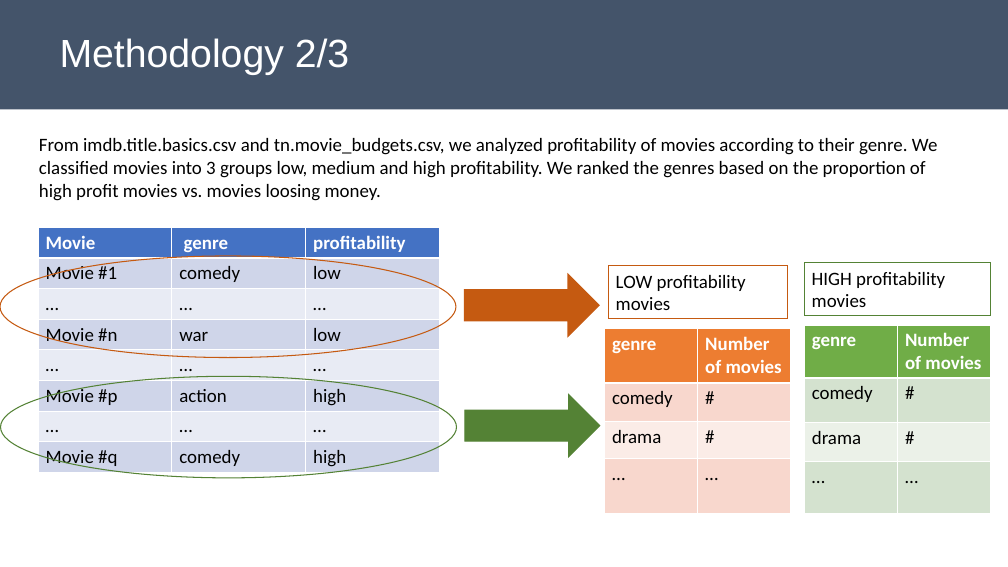
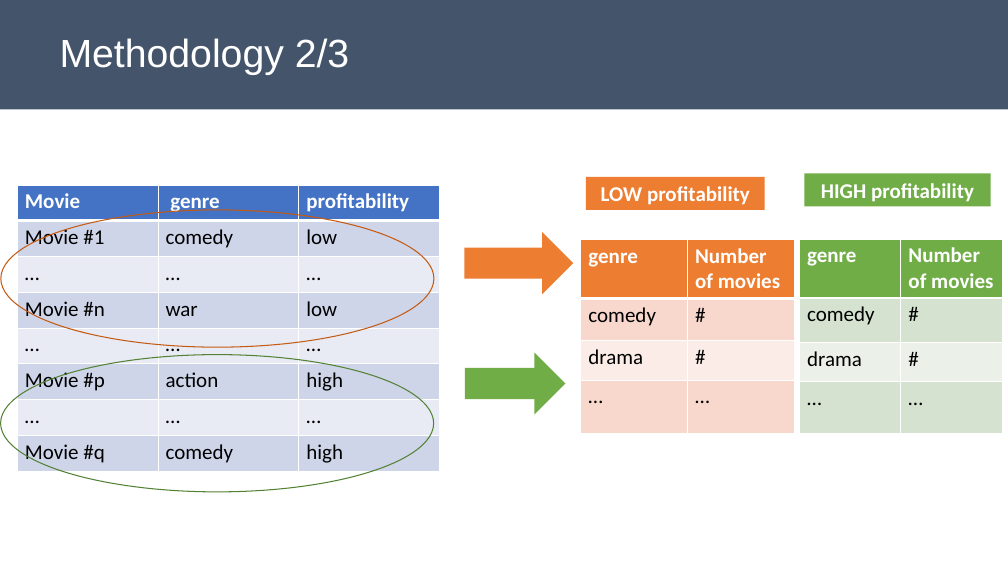
Before and after one commit to poariston/DataAnalysis_SuccessfulMovies, a slide deck: slide 8 of Mod1Project_Presentation_POAriston.pptx (slide 6 before the commit). Drawn at 1008x567 pixels with LibreOffice and Linux fonts; fonts in the diff are those of the drawing. Boxes give left, top, right and bottom in pixels: in the first picture for what was removed or moved away, otherwise in the second. Text is boxed around its words. In the diff, an @@ line names an element or a change of style, - is before the commit and + after.

```diff
--- a/Mod1Project_Presentation_POAriston.pptx
+++ b/Mod1Project_Presentation_POAriston.pptx
@@ text removed at <box>39,138,938,201</box> @@
-From imdb.title.basics.csv and tn.movie_budgets.csv, we analyzed profitability of movies according to their genre. We classified movies into 3 groups low, medium and high profitability. We ranked the genres based on the proportion of high profit movies vs. movies loosing money.
@@ rectangle "LOW profitability": place and size @@
-rectangle "LOW profitability" at <box>609,265,787,319</box>
+rectangle "LOW profitability" at <box>586,177,765,210</box>
@@ rectangle "LOW profitability" at <box>586,177,765,210</box>: fill none to #ED7D31; outline #C55A11 0.75 pt to none @@
@@ rectangle "HIGH profitability": place and size @@
-rectangle "HIGH profitability" at <box>805,262,991,316</box>
+rectangle "HIGH profitability" at <box>805,173,991,206</box>
@@ rectangle "HIGH profitability" at <box>805,173,991,206</box>: fill none to #70AD47; outline #548235 0.75 pt to none @@
@@ table at <box>17,185,439,472</box> @@
@@ size 18 to 20 pt @@
@@ table: place and size @@
-table at <box>38,228,439,473</box>
+table at <box>17,185,439,472</box>
@@ text in rectangle at <box>601,186,750,205</box>: text changed; size 18 to 20 pt; text colour #000000 to #FFFFFF; bold on @@
-LOW profitability movies
+LOW profitability
@@ text in rectangle at <box>821,183,974,202</box>: text changed; size 18 to 20 pt; text colour #000000 to #FFFFFF; bold on @@
-HIGH profitability movies
+HIGH profitability
@@ ellipse: place and size @@
-ellipse at <box>0,256,456,358</box>
+ellipse at <box>1,210,434,348</box>
@@ right arrow: place and size @@
-right arrow at <box>464,274,599,337</box>
+right arrow at <box>464,232,573,294</box>
@@ right arrow at <box>464,232,573,294</box>: fill #C55A11 to #ED7D31; outline #C55A11 1 pt to none @@
@@ table at <box>800,239,1003,433</box> @@
@@ size 18 to 20 pt @@
@@ table: place and size @@
-table at <box>805,325,991,513</box>
+table at <box>800,239,1003,433</box>
@@ table at <box>581,240,794,433</box> @@
@@ size 18 to 20 pt @@
@@ table: place and size @@
-table at <box>605,328,791,513</box>
+table at <box>581,240,794,433</box>
@@ ellipse: place and size @@
-ellipse at <box>1,377,457,478</box>
+ellipse at <box>1,355,434,492</box>
@@ right arrow: place and size @@
-right arrow at <box>465,395,600,457</box>
+right arrow at <box>465,352,566,414</box>
@@ right arrow at <box>465,352,566,414</box>: fill #548235 to #70AD47; outline #548235 1 pt to none @@
```
Also in this commit, not shown: 5 other slides changed, 3 slides added.
